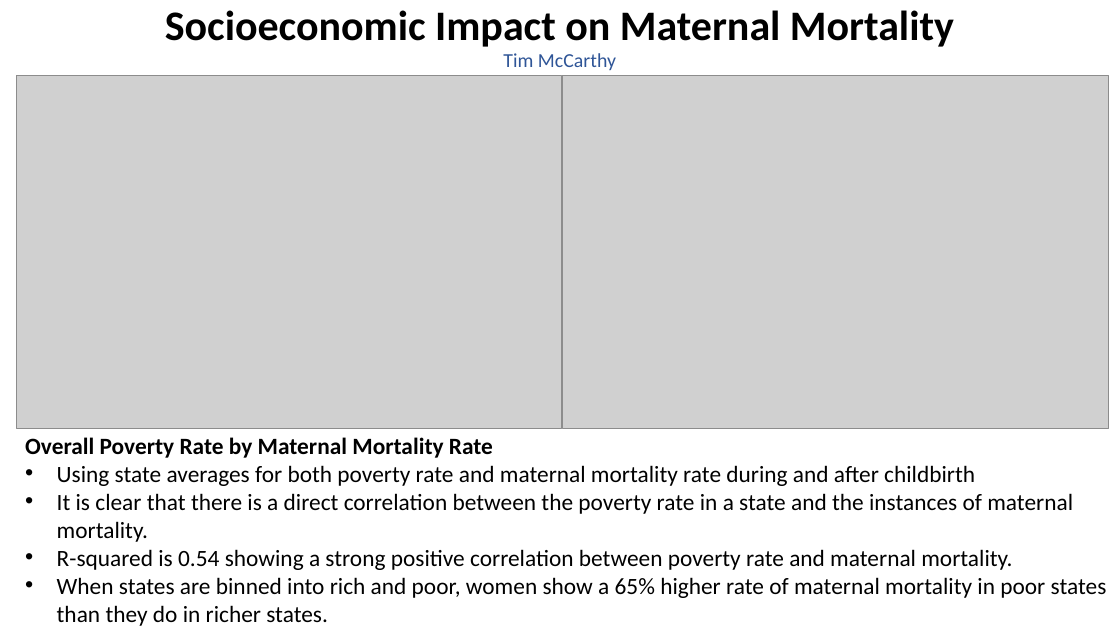
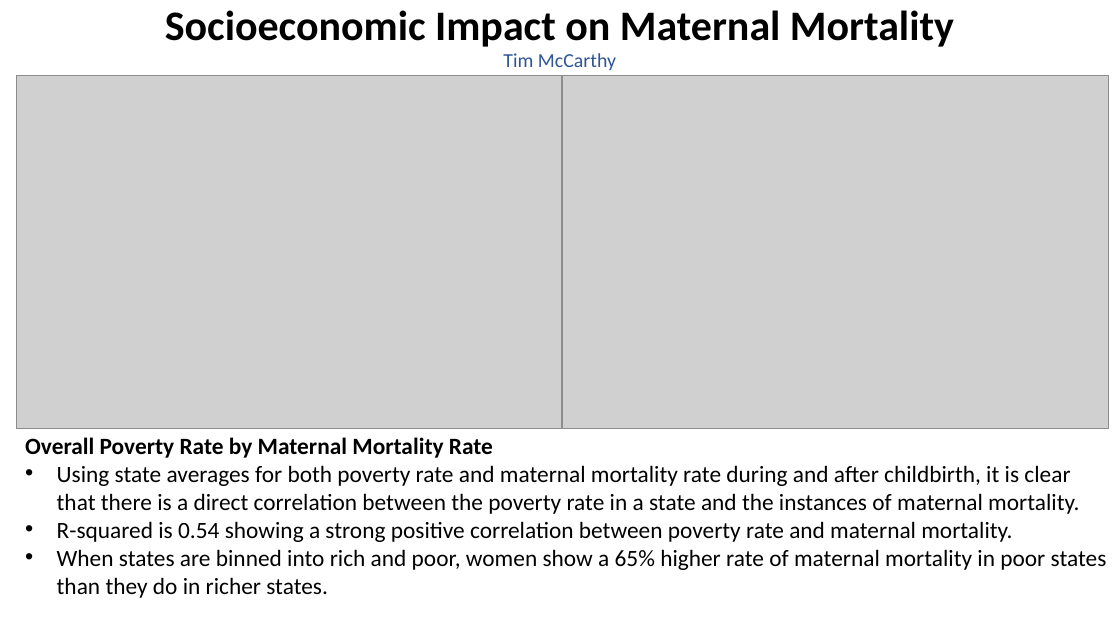
Before and after one commit to parrisburton715/project-one, a slide deck: slide 2 of Project Plan.pptx. Drawn at 1120x630 pixels with LibreOffice and Linux fonts; fonts in the diff are those of the drawing; grey boxes stand for pictures. Boxes give left, top, right and bottom in pixels: in the first picture for what was removed or moved away, otherwise in the second. Text is boxed around its words. In the diff, an @@ line names an element or a change of style, - is before the commit and + after.

Commit message:
Update PPT

```diff
--- a/Project Plan.pptx
+++ b/Project Plan.pptx
@@ text at [57,465,1079,514]: text changed @@
-• Using state averages for both poverty rate and maternal mortality rate during and after childbirth
-• It is clear that there is a direct correlation between the poverty rate in a state and the instances of maternal mortality.
+• Using state averages for both poverty rate and maternal mortality rate during and after childbirth, it is clear that there is a direct correlation between the poverty rate in a state and the instances of maternal mortality.
```
Also in this commit, not shown: 2 other slides changed, 1 slide added, 1 other file.
